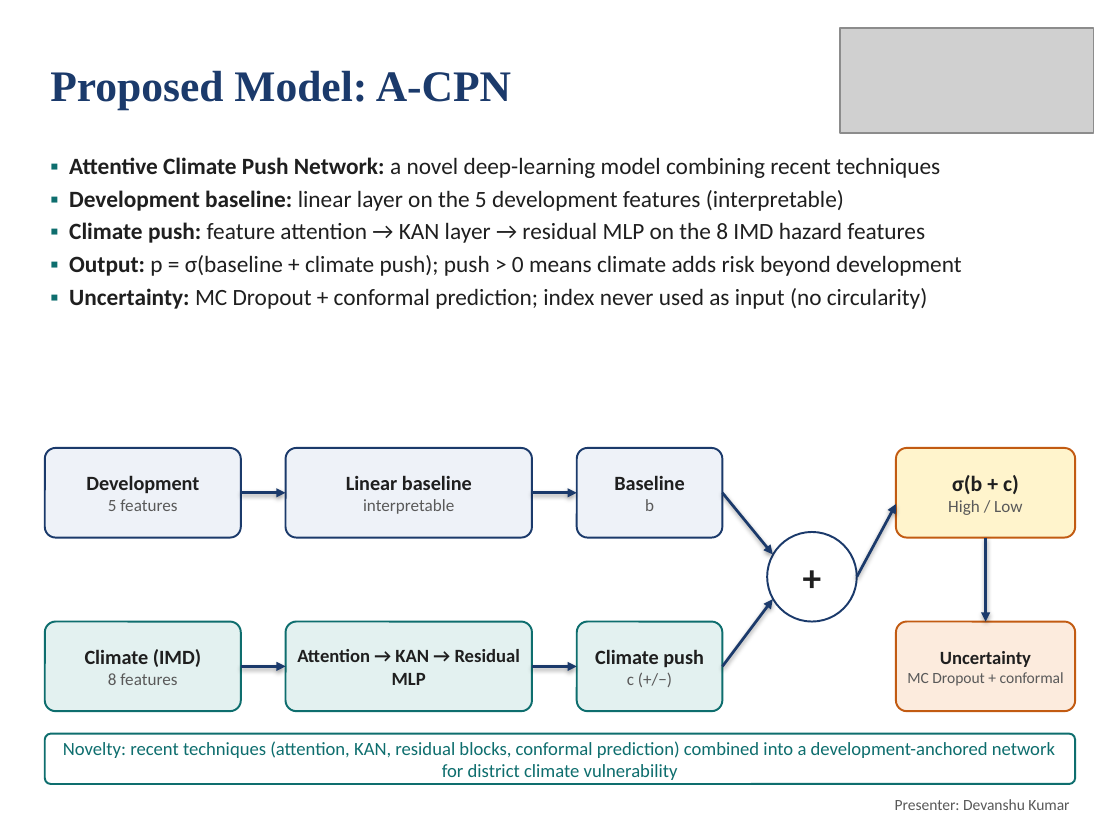
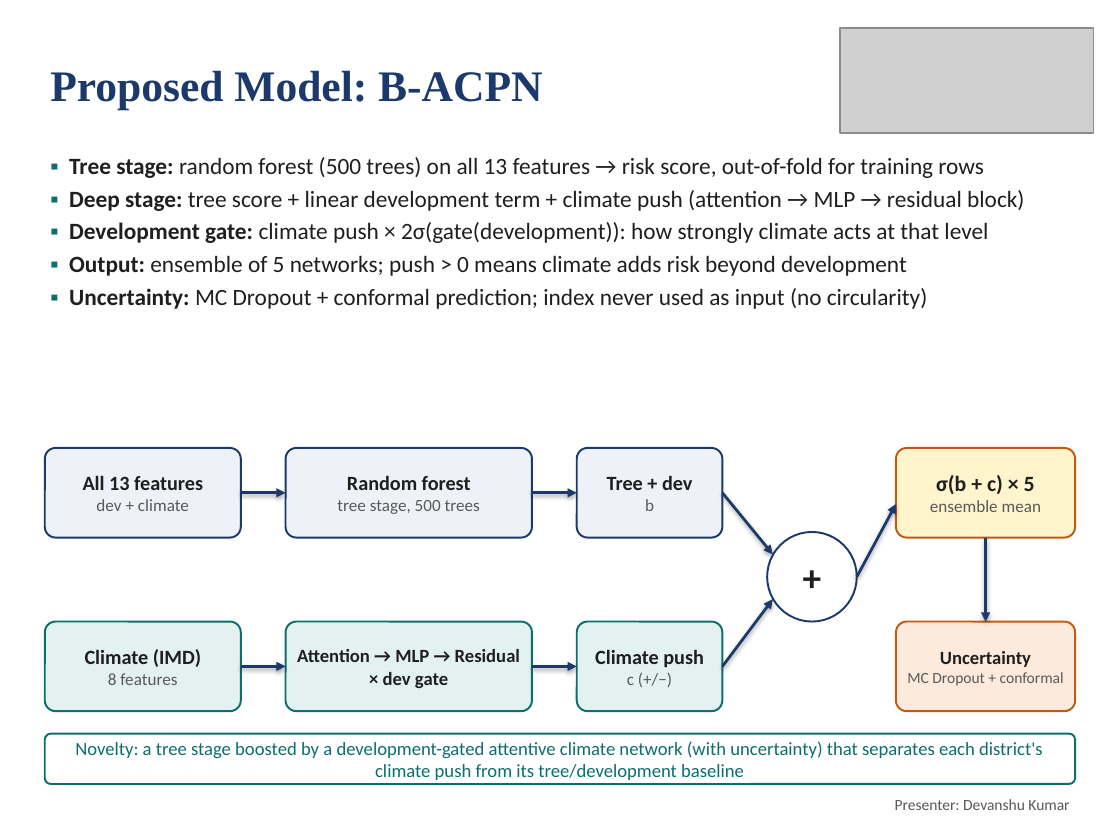
Before and after one commit to deepankarkumar1310/hadoop-ml-algorithm-, a slide deck: slide 5 of docs/Review2_Deck.pptx. Drawn at 1120x840 pixels with LibreOffice and Linux fonts; fonts in the diff are those of the drawing; grey boxes stand for pictures. Boxes give left, top, right and bottom in pixels: in the first picture for what was removed or moved away, otherwise in the second. Text is boxed around its words. In the diff, an @@ line names an element or a change of style, - is before the commit and + after.

Commit message:
B-ACPN: raw-feature and ablation runs; all tables, figures, README and deck rebuilt

```diff
--- a/docs/Review2_Deck.pptx
+++ b/docs/Review2_Deck.pptx
@@ title at (50, 70, 542, 110): text changed @@
-Proposed Model: A-CPN
+Proposed Model: B-ACPN
@@ text at (69, 157, 1024, 276): text changed @@
-▪ Attentive Climate Push Network: a novel deep-learning model combining recent techniques
-▪ Development baseline: linear layer on the 5 development features (interpretable)
-▪ Climate push: feature attention → KAN layer → residual MLP on the 8 IMD hazard features
-▪ Output: p = σ(baseline + climate push); push > 0 means climate adds risk beyond development
+▪ Tree stage: random forest (500 trees) on all 13 features → risk score, out-of-fold for training rows
+▪ Deep stage: tree score + linear development term + climate push (attention → MLP → residual block)
+▪ Development gate: climate push × 2σ(gate(development)): how strongly climate acts at that level
+▪ Output: ensemble of 5 networks; push > 0 means climate adds risk beyond development
@@ text in rounded rectangle at (83, 475, 203, 511): text changed @@
-Development
-5 features
+All 13 features
+dev + climate
@@ text in rounded rectangle at (337, 475, 480, 514): text changed; size 13 to 11 pt; text colour #1F1F1F to #595959; bold off @@
-Linear baseline
-interpretable
+Random forest
+tree stage, 500 trees
@@ text in rounded rectangle at (607, 475, 692, 490): text changed @@
-Baseline
+Tree + dev
@@ text in rounded rectangle at (930, 475, 1041, 512): text changed @@
-σ(b + c)
-High / Low
+σ(b + c) × 5
+ensemble mean
@@ text in rounded rectangle at (297, 649, 520, 688): text changed @@
-Attention → KAN → Residual MLP
+Attention → MLP → Residual × dev gate
@@ text in rounded rectangle at (75, 741, 1043, 780): text changed @@
-Novelty: recent techniques (attention, KAN, residual blocks, conformal prediction) combined into a development-anchored network for district climate vulnerability
+Novelty: a tree stage boosted by a development-gated attentive climate network (with uncertainty) that separates each district's climate push from its tree/development baseline
```
Also in this commit, not shown: 16 other slides changed, 40 other files.
